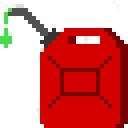
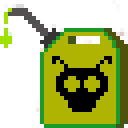
Layers edited between the first and the second 128 × 128 image:
showed "gaso 2-alienigena", painted on it over [0, 8, 128, 128]
hid "gaso 1-normal" over [0, 8, 128, 128]
